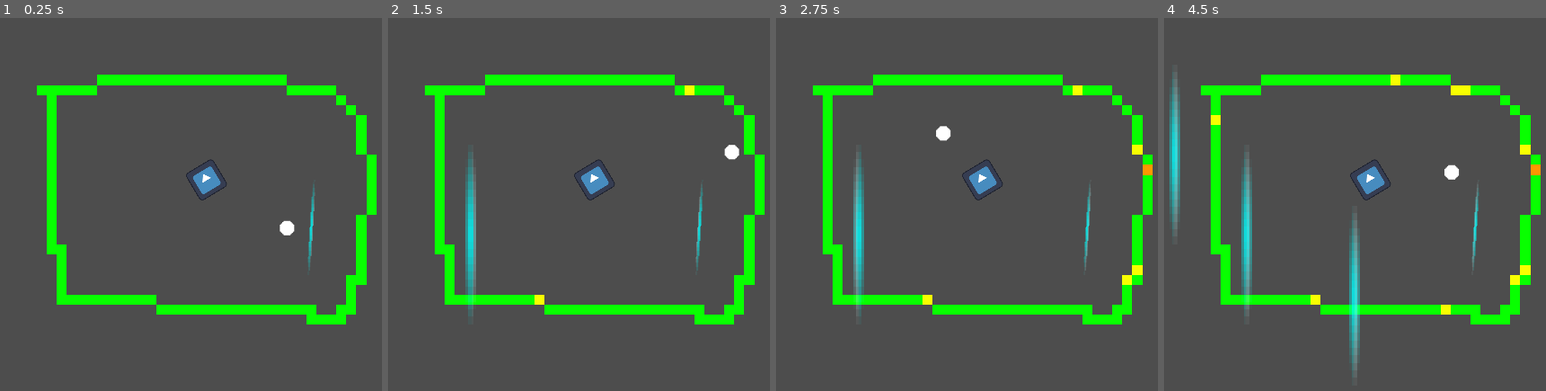
Above: before the commit, frames 1-4 (left to right).
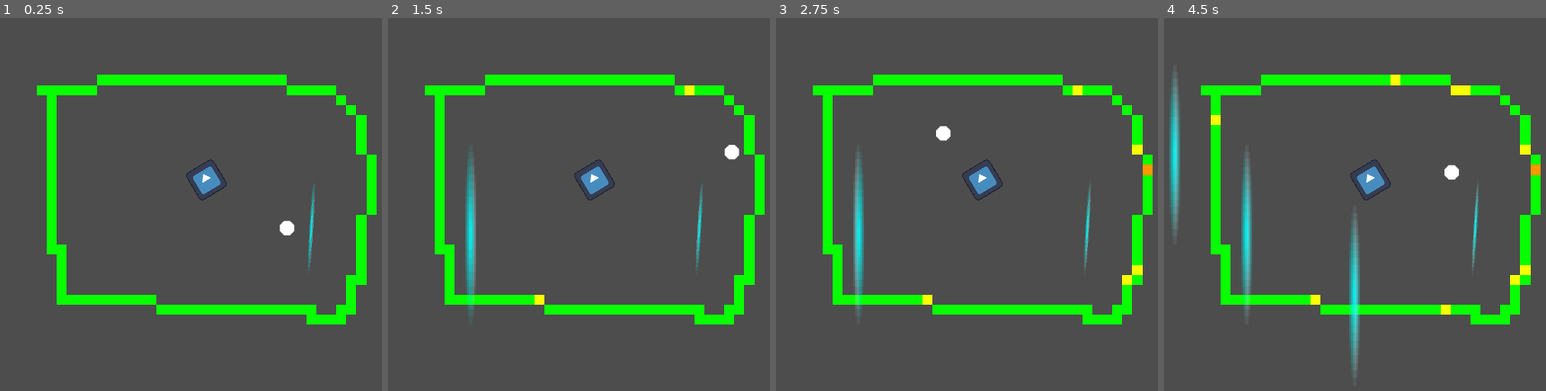
Above: after the commit, the same moments.

Repository: sparkworm/Jameplay2025
Game: Godot game, scene res://scenes/main.tscn
Same seed, same stepped clock (60 frames per second), same inputs: the game is played once before the commit and once after it. The engine's default icon, where the game draws it, is replaced by a stand-in: a white triangle on a blue panel in a dark square.
Inputs (mouse positions are in pixels of both pictures, inside the frame that each line leads up to):
- Up to frame 1 (0.25 s): no input
- Up to frame 2 (1.5 s): move the mouse to (outside the picture) at 0.52 s; right-click (outside the picture) at 0.6 s; move the mouse to (472, 234) at 1.27 s; click (472, 234) at 1.35 s
- Up to frame 3 (2.75 s): move the mouse to (1073, 126) at 2.02 s; right-click (1073, 126) at 2.1 s
- Up to frame 4 (4.5 s): tap Enter at 2.75 s; move the mouse to (1355, 294) at 2.77 s; click (1355, 294) at 2.85 s; move the mouse to (outside the picture) at 3.52 s; right-click (outside the picture) at 3.6 s; move the mouse to (1175, 156) at 4.27 s; click (1175, 156) at 4.35 s

The runs differ from the first frame. In frame 1, less than 0.1% of the frame differs, in the area x 80-83%, y 50-62%; in frame 2, 0.2%; in frame 3, 0.2%; in frame 4, 0.6%, in the area x 1-83%, y 26-85%.

Commit message:
Changed values of pixelate

Diff:
--- a/scenes/actors/player_barrier.tscn
+++ b/scenes/actors/player_barrier.tscn
@@ -67,7 +67,7 @@
 shader = ExtResource("2_tjch7")
 shader_parameter/radius = 0.2
 shader_parameter/enabled = true
-shader_parameter/pixel_factor = Vector2(5, 25)
+shader_parameter/pixel_factor = Vector2(7, 25)
 
 [node name="PlayerBarrier" type="CharacterBody2D"]
 script = ExtResource("1_n8cwa")
